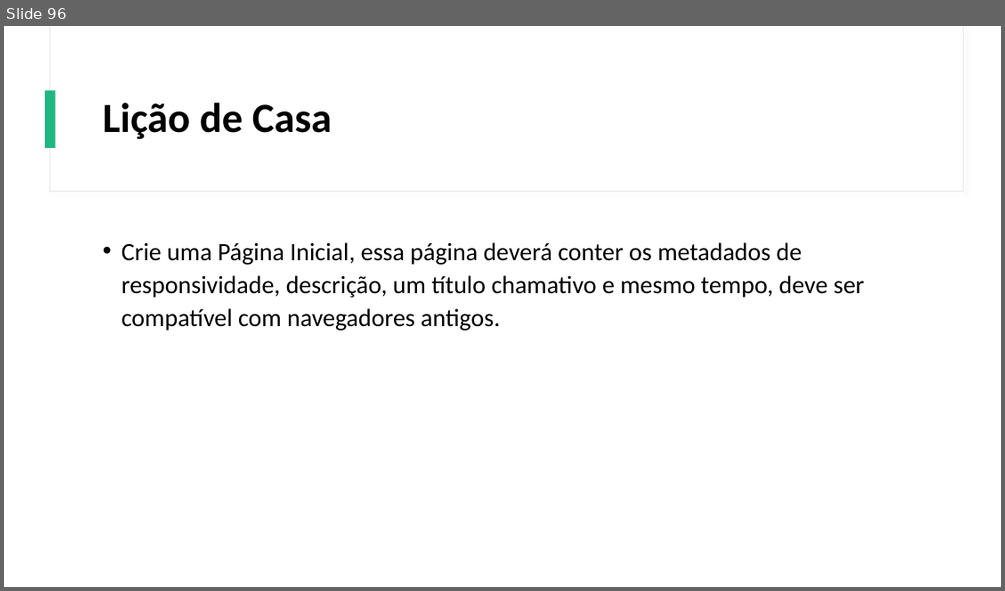
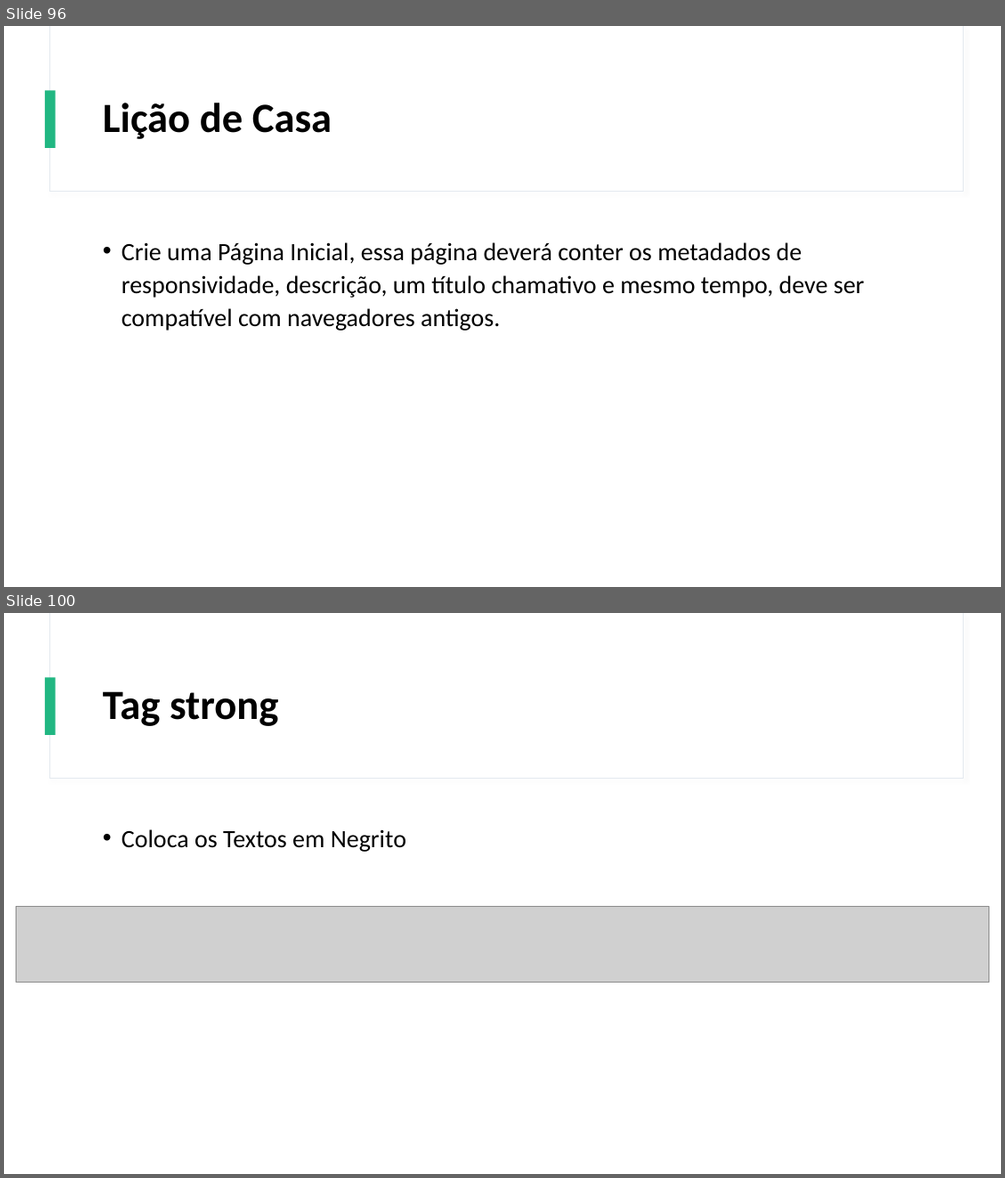
Before and after one commit to Gustavo6401/CursoHTMLCSS, a slide deck: Power Point/Curso de HTML e CSS.pptx. Shown one above the other, each under a label of ours: slide 96 before the commit, slides 96 and 100 after it; the slides between them are not shown. The pictures are 1005x591 and 1005x1178 pixels, drawn with LibreOffice and Linux fonts; fonts in the diff are those of the drawing; grey boxes stand for pictures. Boxes give left, top, right and bottom in pixels: in the first picture for what was removed or moved away, otherwise in the second. Text is boxed around its words. In the diff, an @@ line names an element or a change of style, - is before the commit and + after.

Commit message:
Gravada a Aula 7 de Textos no HTML

```diff
--- a/Power Point/Curso de HTML e CSS.pptx
+++ b/Power Point/Curso de HTML e CSS.pptx
@@ slide 100 added at (x1=4, y1=613, x2=1001, y2=1174), background #FFFFFF; not listed: 3 template elements that a slide beside it also shows @@
@@ title added at (x1=103, y1=691, x2=278, y2=726), 40 pt, text #000000, bold @@
+Tag strong
@@ text added at (x1=121, y1=829, x2=406, y2=852), 24 pt, text #000000 @@
+• Coloca os Textos em Negrito
@@ picture added at (x1=16, y1=906, x2=989, y2=982) @@
```
Also in this commit, not shown: 14 other slides added, 2 other files.
